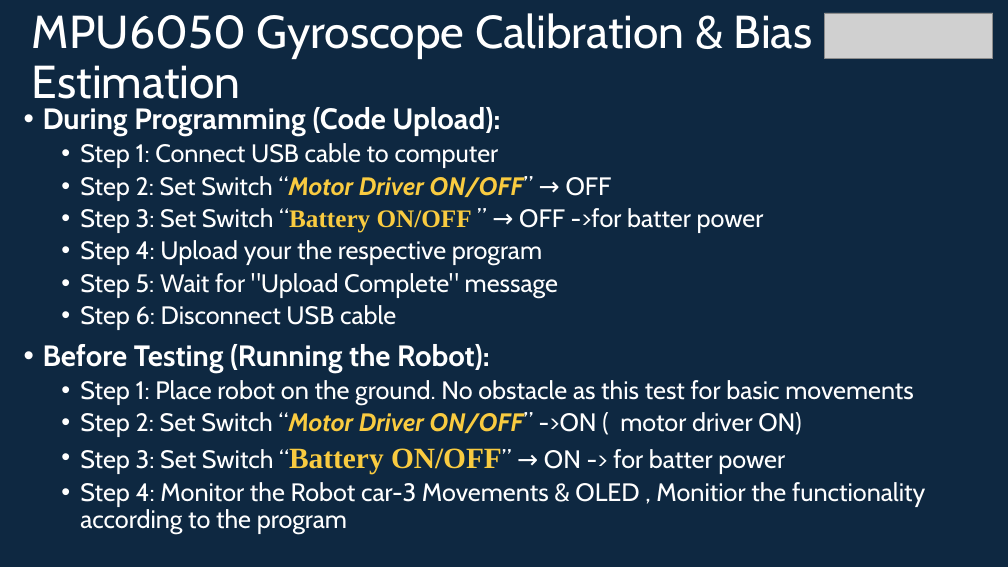
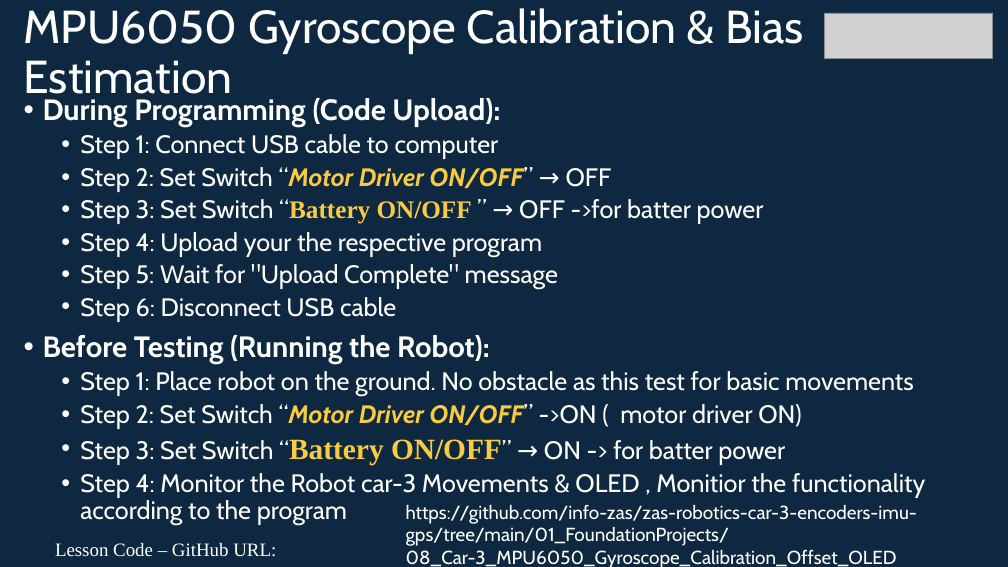
Before and after one commit to info-zas/zas-robotics-car-3-encoders-imu-gps, a slide deck: slide 17 of 01_FoundationProjects/08_Car-3_MPU6050_Gyroscope_Calibration_Offset_OLED/08_Car-3_MPU6050_Gyroscope_Calibration_Offset_OLED.pptx. Drawn at 1008x567 pixels with LibreOffice and Linux fonts; fonts in the diff are those of the drawing; grey boxes stand for pictures. Boxes give left, top, right and bottom in pixels: in the first picture for what was removed or moved away, otherwise in the second. Text is boxed around its words. In the diff, an @@ line names an element or a change of style, - is before the commit and + after.

Commit message:
GitHub code link Added Car-3 foundation projects: encoders, distance, GPS, MPU6050 calibration, trajectories

```diff
--- a/01_FoundationProjects/08_Car-3_MPU6050_Gyroscope_Calibration_Offset_OLED/08_Car-3_MPU6050_Gyroscope_Calibration_Offset_OLED.pptx
+++ b/01_FoundationProjects/08_Car-3_MPU6050_Gyroscope_Calibration_Offset_OLED/08_Car-3_MPU6050_Gyroscope_Calibration_Offset_OLED.pptx
@@ title "MPU6050 Gyroscope Calibration & Bias ...": place and size @@
-title "MPU6050 Gyroscope Calibration & Bias ..." at (32,13,812,109)
+title "MPU6050 Gyroscope Calibration & Bias ..." at (24,8,803,103)
@@ text "During Programming (Code Upload):": place and size @@
-text "During Programming (Code Upload):" at (43,107,925,534)
+text "During Programming (Code Upload):" at (43,98,925,525)
@@ text added at (406,505,917,567), 18 pt, text #FFFFFF @@
+https://github.com/info-zas/zas-robotics-car-3-encoders-imu-gps/tree/main/01_FoundationProjects/08_Car-3_MPU6050_Gyroscope_Calibration_Offset_OLED
@@ text added at (55,543,276,557), 18 pt, text #FFFFFF @@
+Lesson Code – GitHub URL:
```
Also in this commit, not shown: 1 other slide changed, 6 other files.
